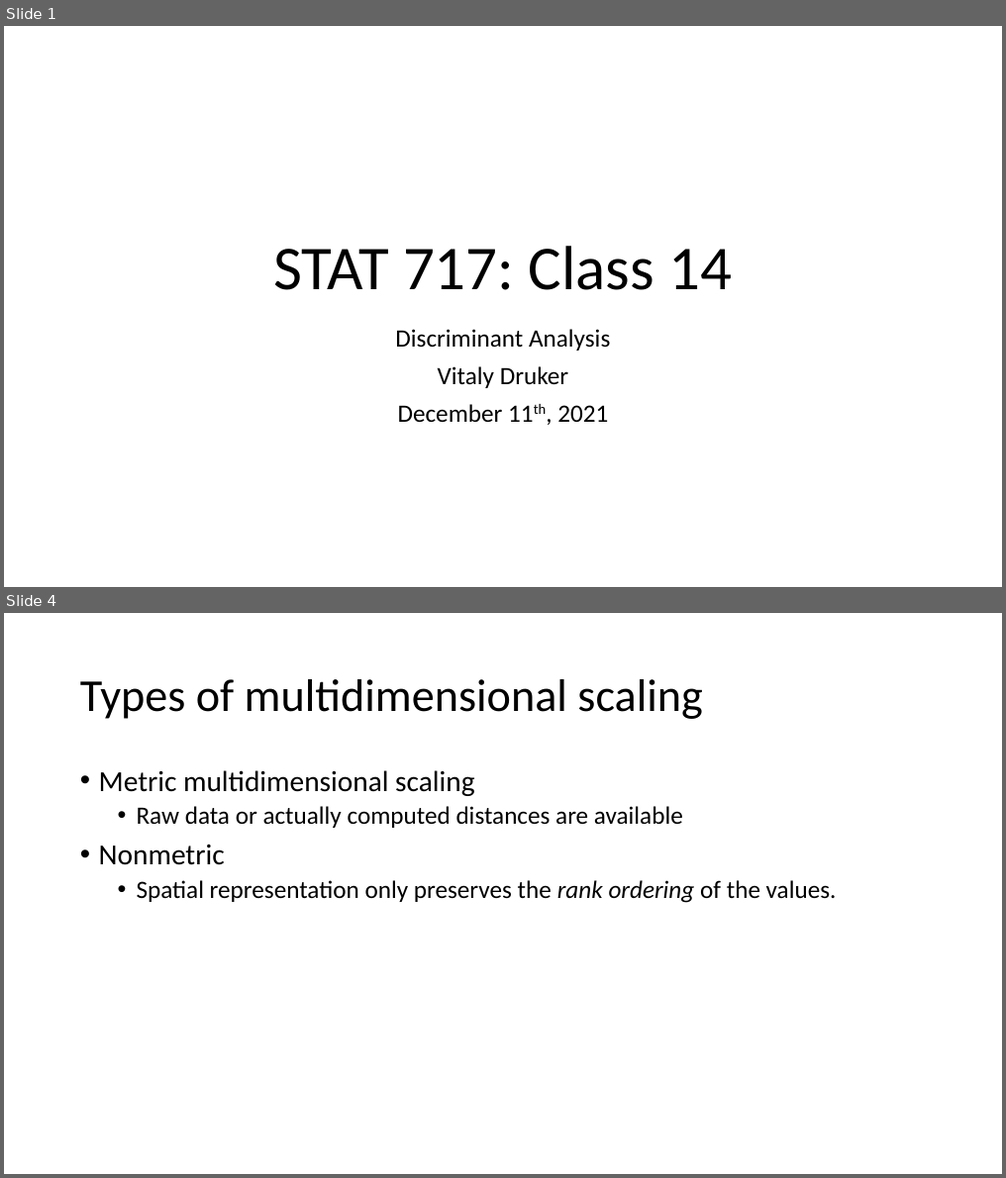
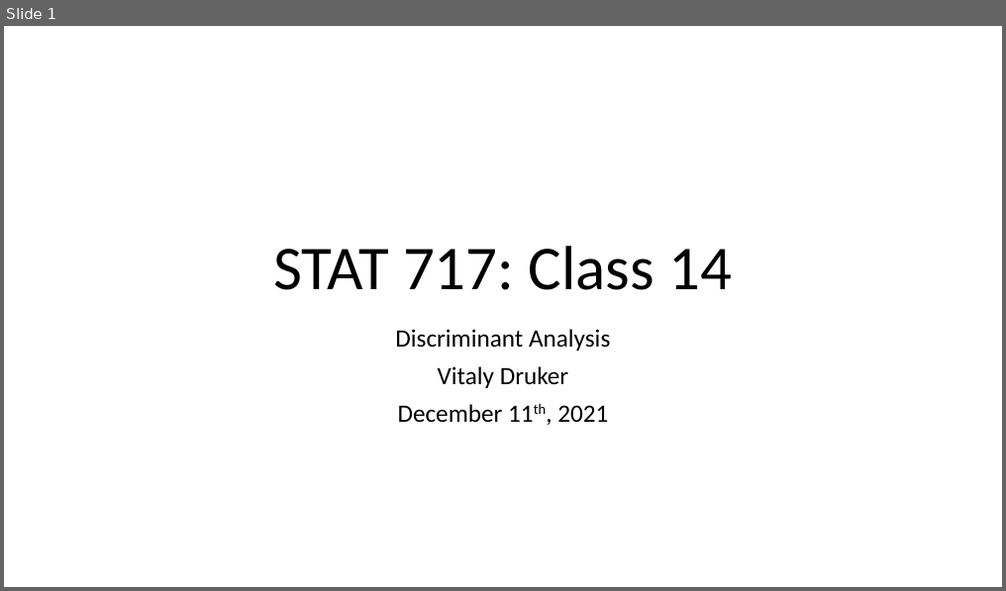
Before and after one commit to hunter-stats/stat717-class-materials, a slide deck: Class 14 Discriminant Analysis.pptx. Shown one above the other, each under a label of ours: slides 1 and 4 before the commit, slide 1 after it; the slides between them are not shown. The pictures are 1006x1178 and 1006x591 pixels, drawn with LibreOffice and Linux fonts; fonts in the diff are those of the drawing. Boxes give left, top, right and bottom in pixels: in the first picture for what was removed or moved away, otherwise in the second. Text is boxed around its words. In the diff, an @@ line names an element or a change of style, - is before the commit and + after.

```diff
--- a/Class 14 Discriminant Analysis.pptx
+++ b/Class 14 Discriminant Analysis.pptx
@@ slide 4 removed at (4,613,1002,1174), background #FFFFFF @@
@@ title removed at (80,679,702,719) @@
-Types of multidimensional scaling
@@ text removed at (99,770,837,903) @@
-• Metric multidimensional scaling
-  • Raw data or actually computed distances are available
-• Nonmetric
-  • Spatial representation only preserves the rank ordering of the values.
```
Also in this commit, not shown: 10 slides added, 20 other slides removed, 3 other files.
